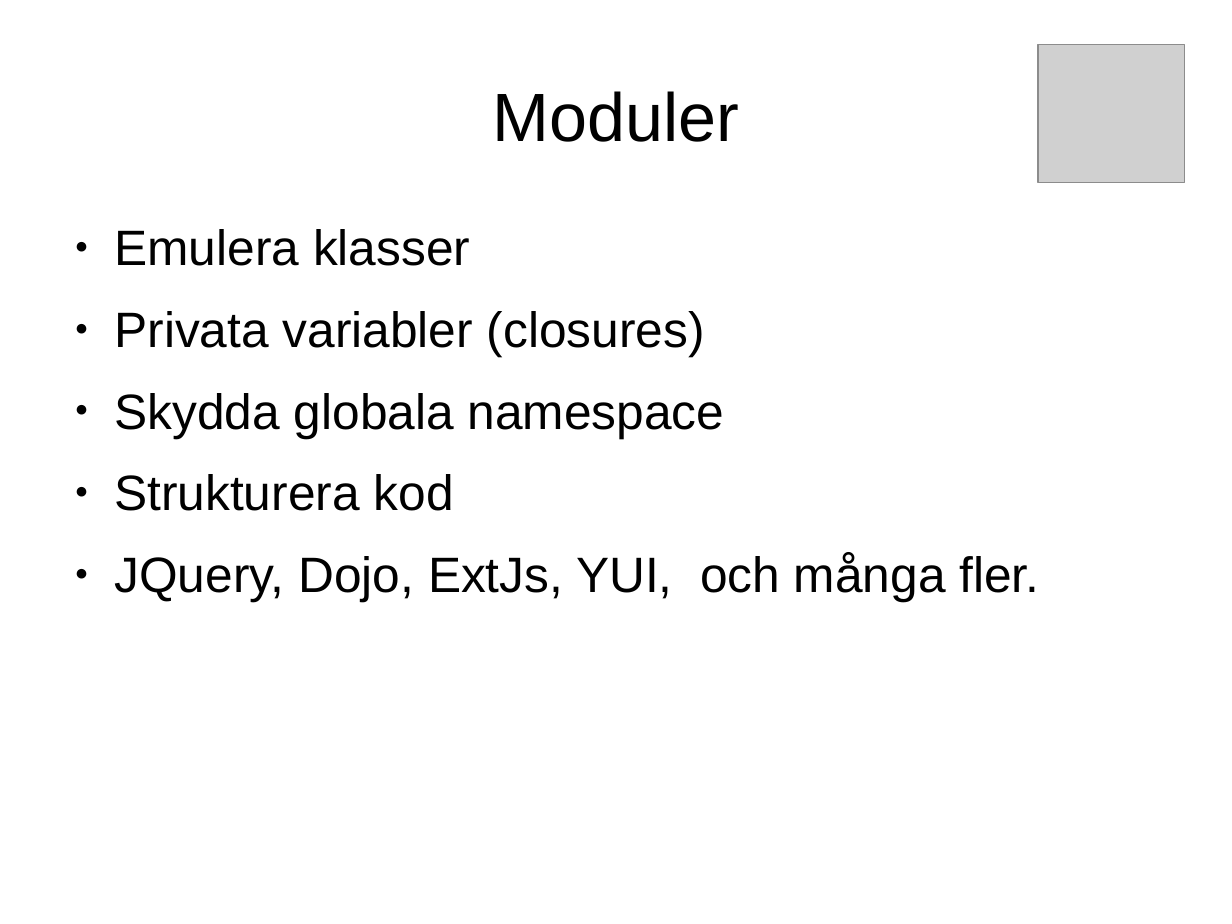
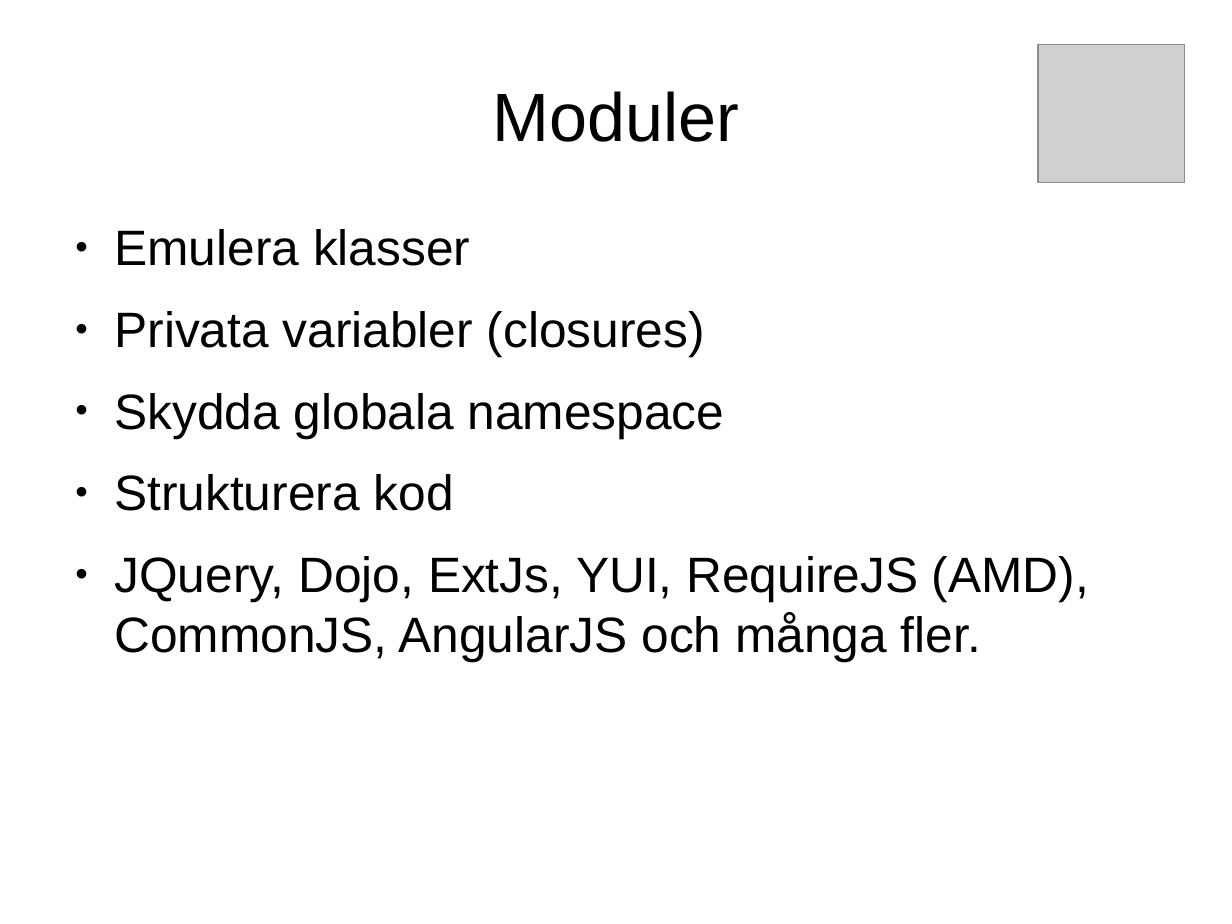
Before and after one commit to FilipStenbeck/angularJS-training, a slide deck: slide 4 of docs/JavaScript Arkitektur.odp. Drawn at 1232x924 pixels with LibreOffice and Linux fonts; fonts in the diff are those of the drawing; grey boxes stand for pictures. Boxes give left, top, right and bottom in pixels: in the first picture for what was removed or moved away, otherwise in the second. Text is boxed around its words. In the diff, an @@ line names an element or a change of style, - is before the commit and + after.

```diff
--- a/docs/JavaScript Arkitektur.odp
+++ b/docs/JavaScript Arkitektur.odp
@@ text at box(114, 556, 1089, 661): text changed @@
-● JQuery, Dojo, ExtJs, YUI, och många fler.
+● JQuery, Dojo, ExtJs, YUI, RequireJS (AMD), CommonJS, AngularJS och många fler.
```
Also in this commit, not shown: 2 other slides changed, 2 other files.
